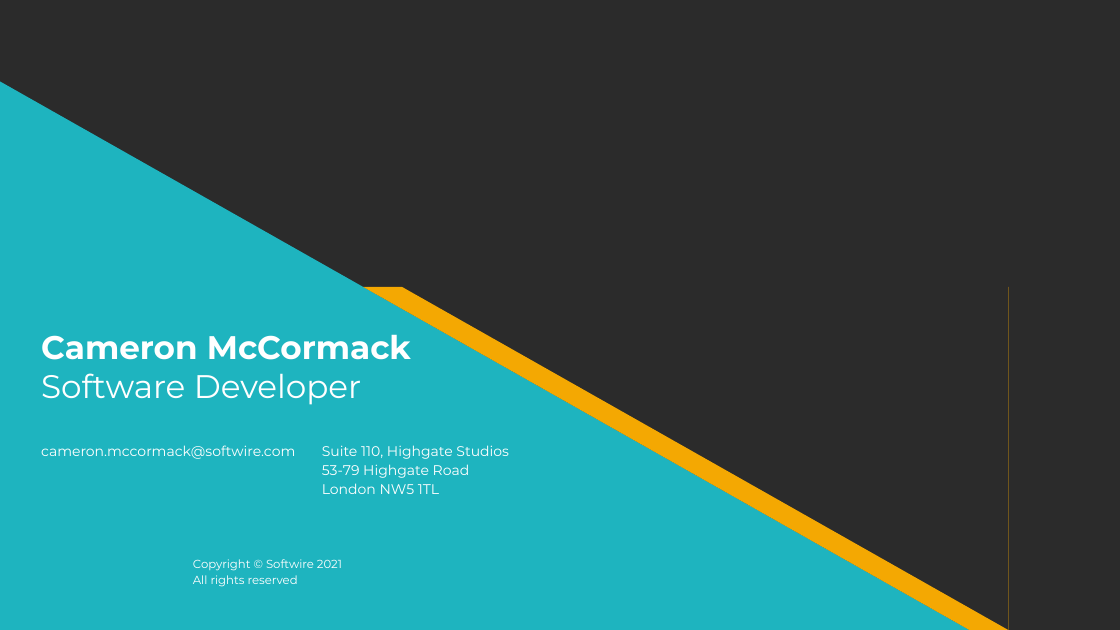
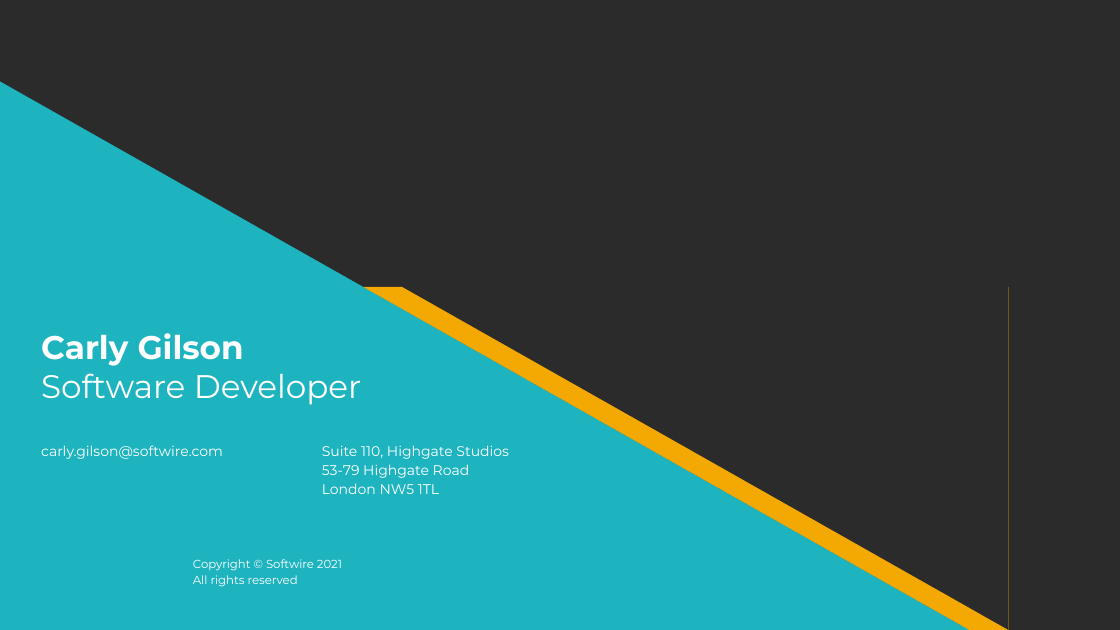
Before and after one commit to CarlyG55/Tetris-WorkExperience2022, a slide deck: slide 16 of presentations/vcs-git-and-github.pptx. Drawn at 1120x630 pixels with LibreOffice and Linux fonts; fonts in the diff are those of the drawing; background and template pictures are left out; a plain dark background stands for a picture behind light text. Boxes give left, top, right and bottom in pixels: in the first picture for what was removed or moved away, otherwise in the second. Text is boxed around its words. In the diff, an @@ line names an element or a change of style, - is before the commit and + after.

```diff
--- a/presentations/vcs-git-and-github.pptx
+++ b/presentations/vcs-git-and-github.pptx
@@ text at <box>41,333,244,366</box>: text changed @@
-Cameron McCormack
+Carly Gilson
@@ text at <box>41,445,223,459</box>: text changed @@
-cameron.mccormack@softwire.com
+carly.gilson@softwire.com
```
Also in this commit, not shown: 1 other slide changed, 2 other files.
